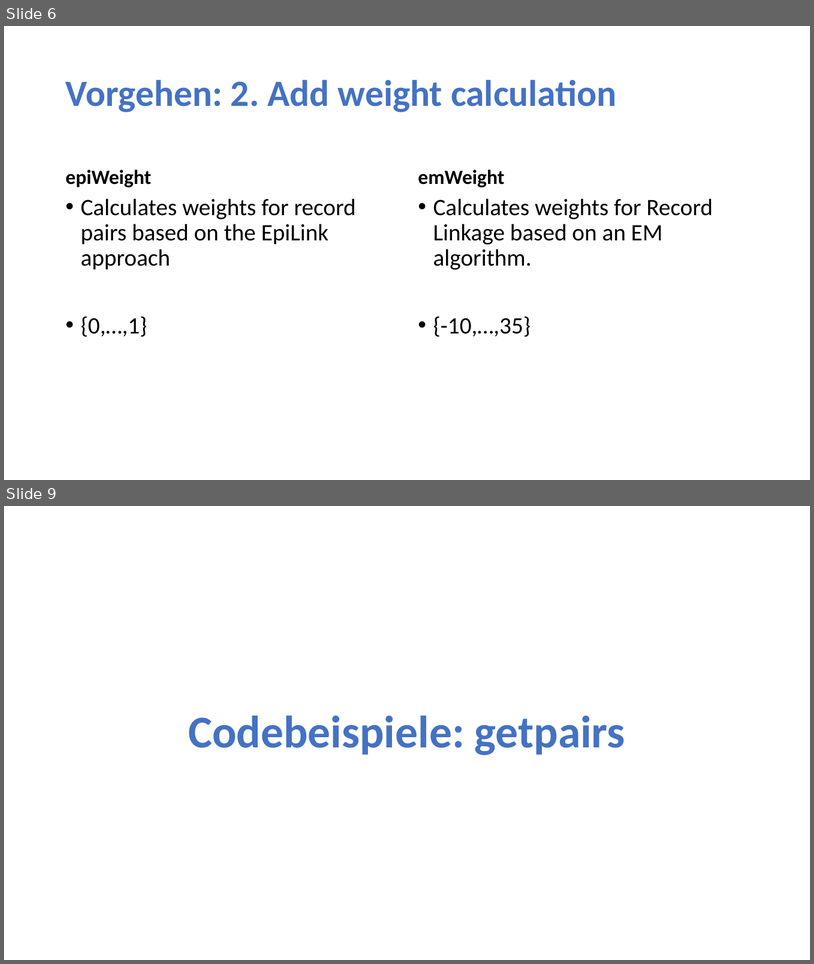
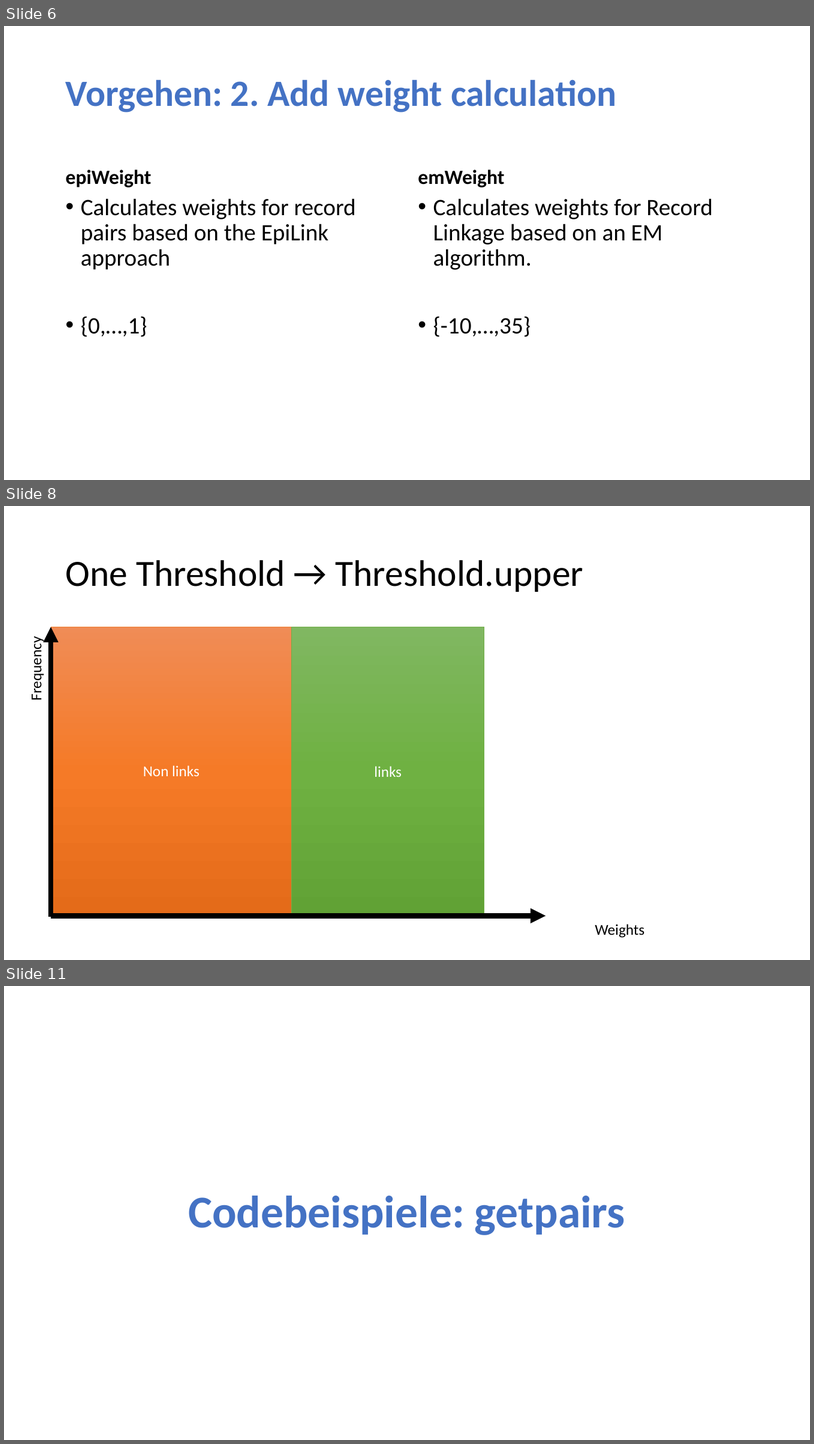
Before and after one commit to schmt5/record-linkage-getPairs, a slide deck: RLgetPairs.pptx. Shown one above the other, each under a label of ours: slides 6 and 9 before the commit, slides 6, 8 and 11 after it; the slides between them are not shown. The pictures are 814x964 and 814x1444 pixels, drawn with LibreOffice and Linux fonts; fonts in the diff are those of the drawing. Boxes give left, top, right and bottom in pixels: in the first picture for what was removed or moved away, otherwise in the second. Text is boxed around its words. In the diff, an @@ line names an element or a change of style, - is before the commit and + after.

```diff
--- a/RLgetPairs.pptx
+++ b/RLgetPairs.pptx
@@ slide 8 added at bbox=[4, 506, 810, 960], background #FFFFFF @@
@@ title added at bbox=[65, 560, 584, 592], 44 pt, text #000000 @@
+One Threshold → Threshold.upper
@@ rectangle added at bbox=[51, 627, 291, 915], fill gradient #F18C57 to #F67B28 to #E56C19, outline #ED7D31 0.5 pt, 18 pt, text #FFFFFF @@
+Non links
@@ arrow added from (51, 917) to (51, 627), #000000 6 pt @@
@@ rectangle added at bbox=[292, 627, 485, 915], fill gradient #81B861 to #6FB242 to #62A336, outline #70AD47 0.5 pt, 18 pt, text #FFFFFF @@
+links
@@ text added at bbox=[27, 643, 45, 699], 18 pt, text #000000 @@
+Frequency
@@ arrow added from (51, 916) to (546, 916), #000000 6 pt @@
@@ text added at bbox=[595, 924, 645, 937], 18 pt, text #000000 @@
+Weights
@@ what was slide 9 is now slide 11 @@
```
Also in this commit, not shown: 4 slides changed, 2 other slides added, 1 slide removed, 1 other file.
